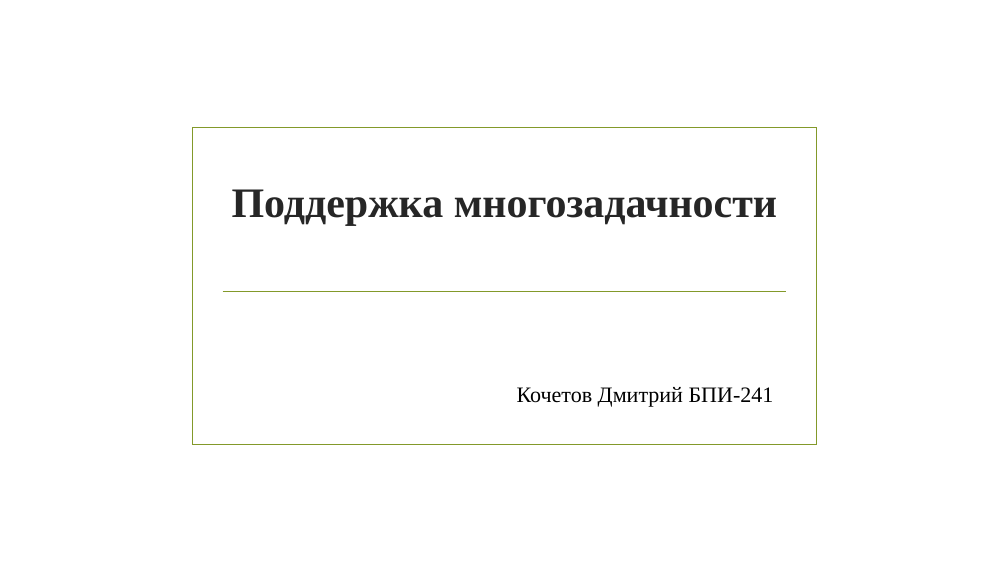
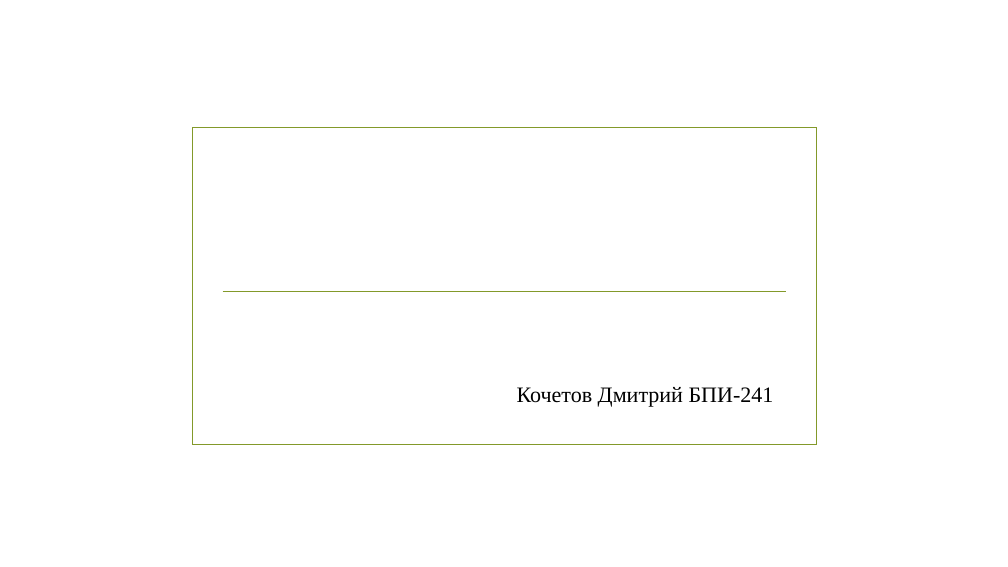
Before and after one commit to Standart-hub/asdf, a slide deck: slide 1 of prrez1.pptx. Drawn at 1008x567 pixels with LibreOffice and Linux fonts; fonts in the diff are those of the drawing; background and template pictures are left out. Boxes give left, top, right and bottom in pixels: in the first picture for what was removed or moved away, otherwise in the second. Text is boxed around its words. In the diff, an @@ line names an element or a change of style, - is before the commit and + after.

Commit message:
Изменил презентацию

```diff
--- a/prrez1.pptx
+++ b/prrez1.pptx
@@ title removed at bbox=[232, 189, 777, 225] @@
-Поддержка многозадачности
```
